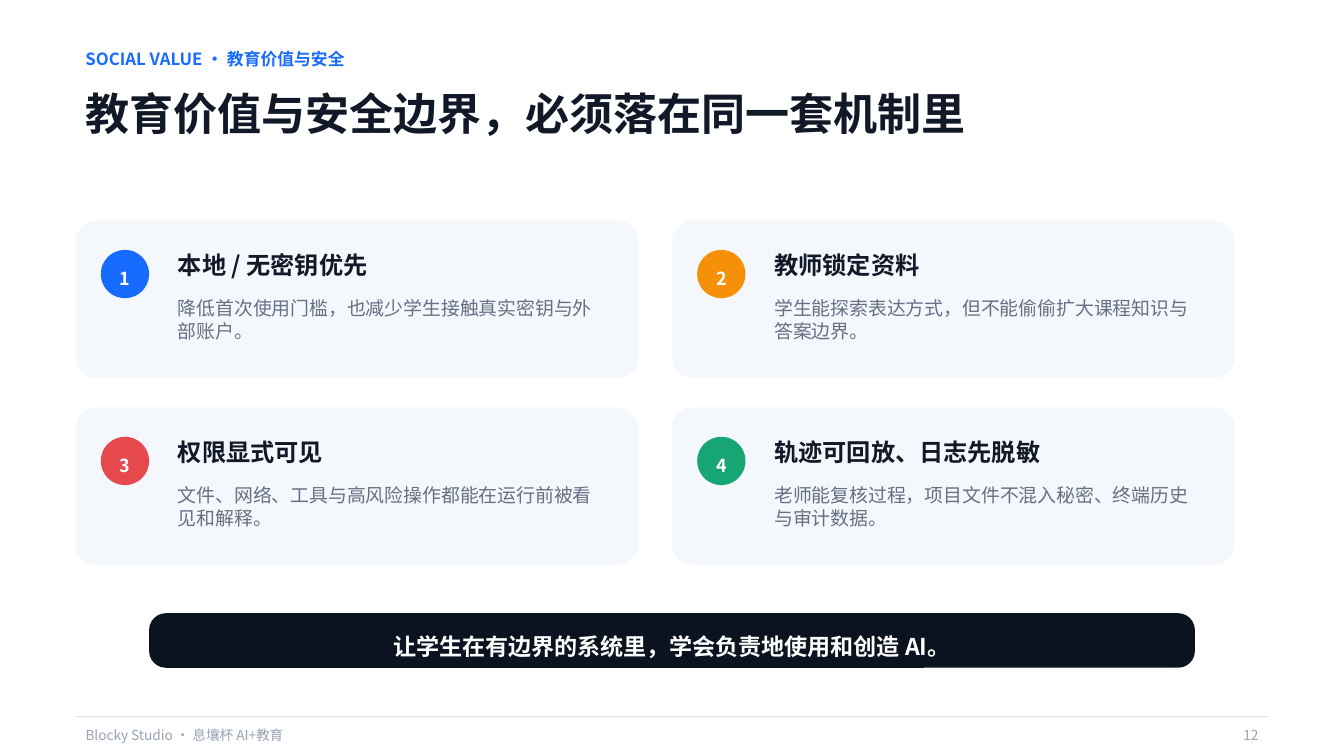
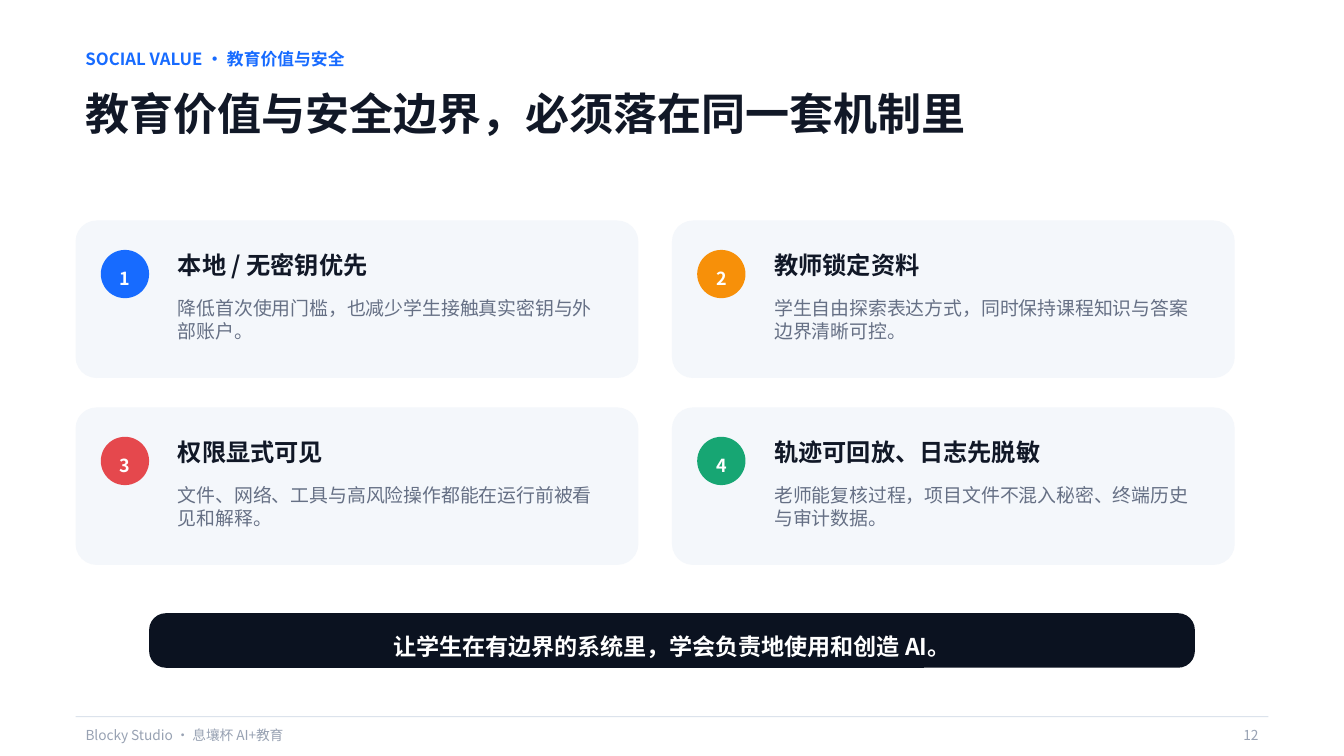
Before and after one commit to q2955161835-debug/Blocky-AI, a slide deck: slide 12 of PPT与商业计划书/Blocky-Studio-息壤杯-AI+教育.pptx. Drawn at 1344x756 pixels with LibreOffice and Linux fonts; fonts in the diff are those of the drawing. Boxes give left, top, right and bottom in pixels: in the first picture for what was removed or moved away, otherwise in the second. Text is boxed around its words. In the diff, an @@ line names an element or a change of style, - is before the commit and + after.

```diff
--- a/PPT与商业计划书/Blocky-Studio-息壤杯-AI+教育.pptx
+++ b/PPT与商业计划书/Blocky-Studio-息壤杯-AI+教育.pptx
@@ text at [774,299,1188,340]: text changed @@
-学生能探索表达方式，但不能偷偷扩大课程知识与答案边界。
+学生自由探索表达方式，同时保持课程知识与答案边界清晰可控。
```
Also in this commit, not shown: 9 other slides changed, 2 other files.
